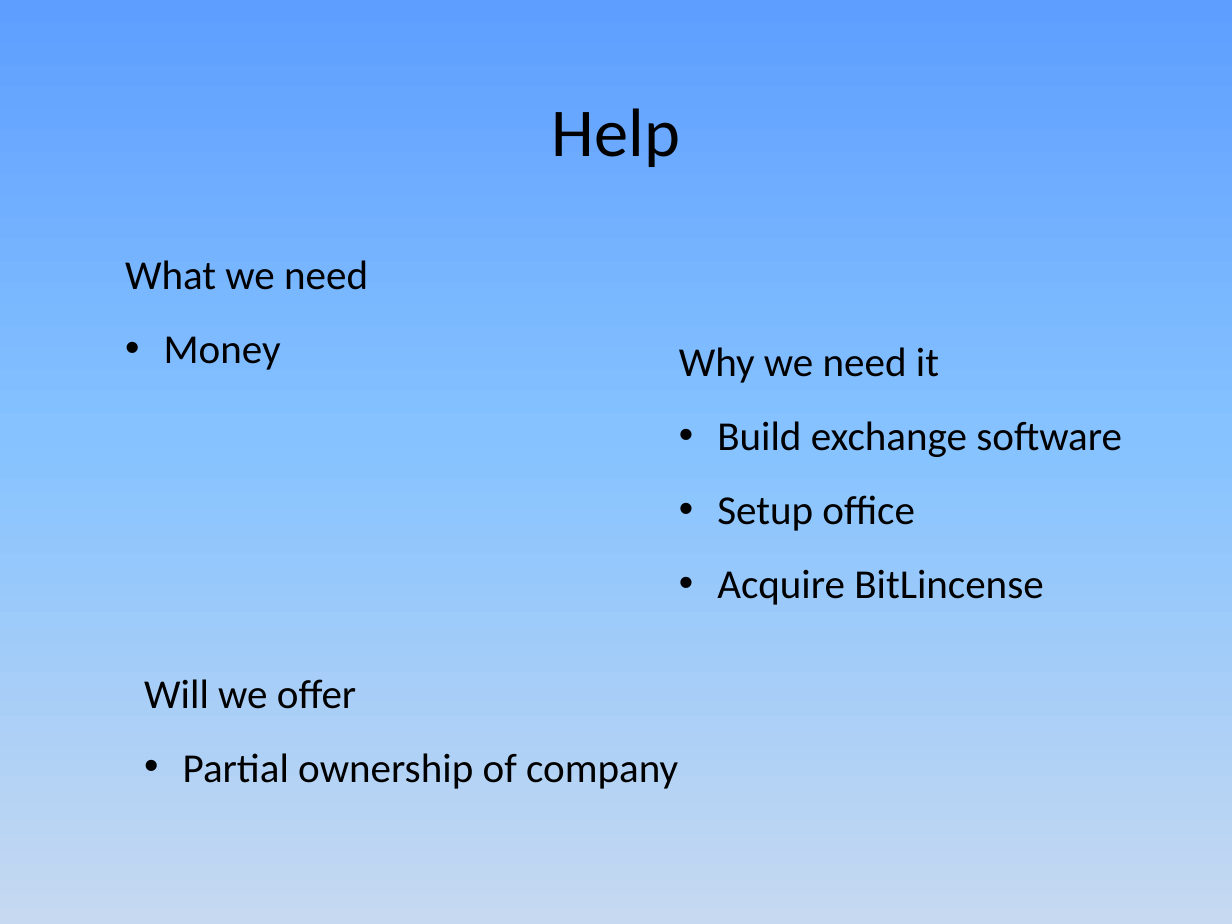
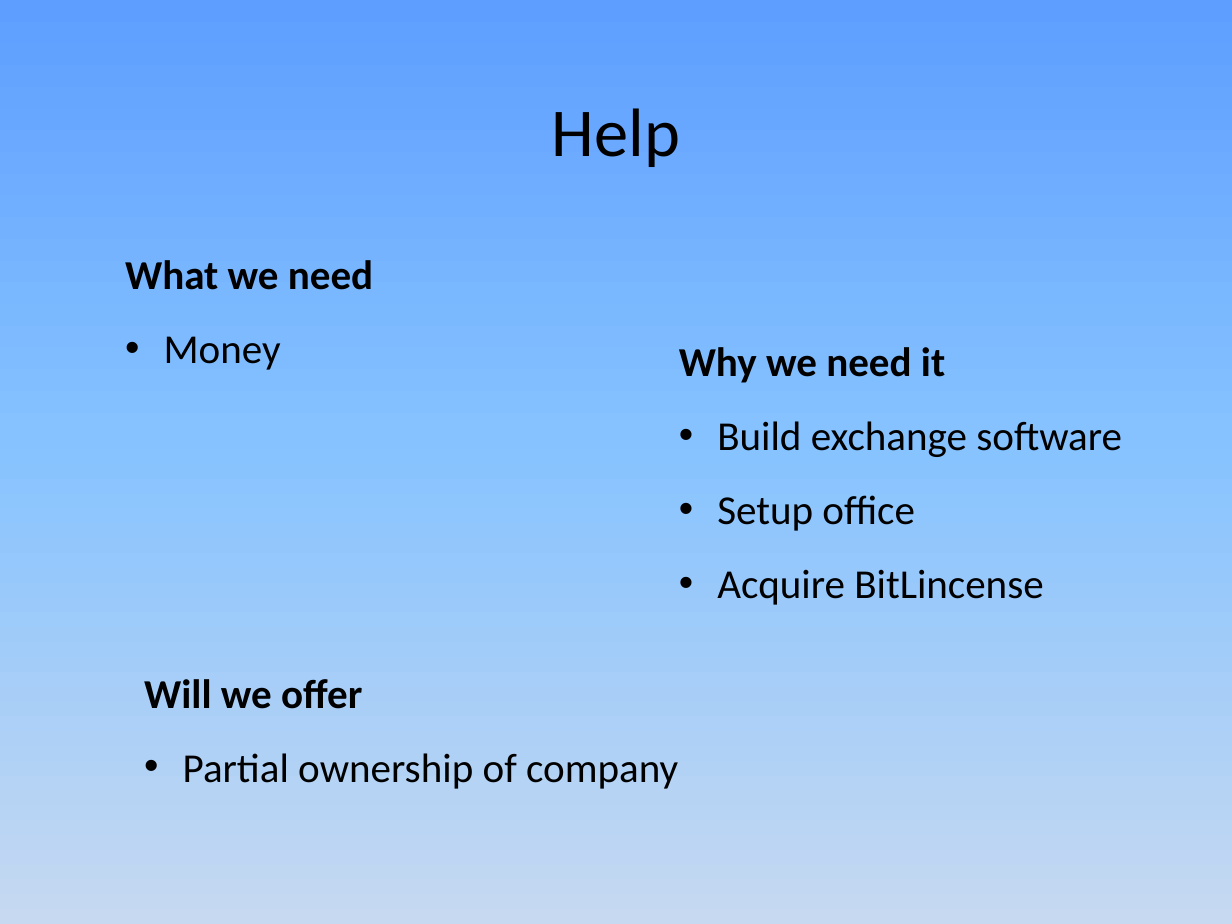
Before and after one commit to JamesLeB/Business, a slide deck: slide 15 of TODO/2-Monday/Presentation1.pptx. Drawn at 1232x924 pixels with LibreOffice and Linux fonts; fonts in the diff are those of the drawing. Boxes give left, top, right and bottom in pixels: in the first picture for what was removed or moved away, otherwise in the second. Text is boxed around its words. In the diff, an @@ line names an element or a change of style, - is before the commit and + after.

```diff
--- a/TODO/2-Monday/Presentation1.pptx
+++ b/TODO/2-Monday/Presentation1.pptx
@@ text at [125, 260, 373, 290]: bold on in "What we need" @@
@@ text at [679, 347, 945, 383]: bold on in "Why we need it" @@
@@ text at [144, 679, 362, 709]: bold on in "Will we offer" @@
```
Also in this commit, not shown: 1 other file.
